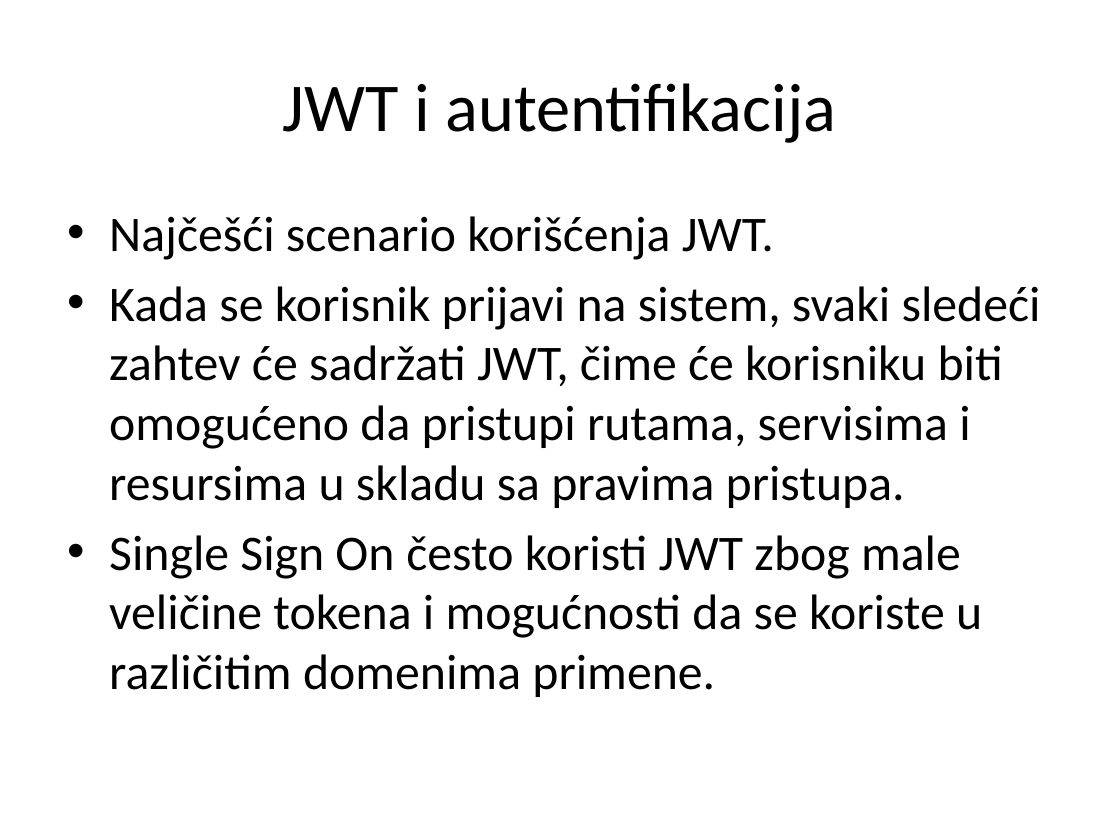
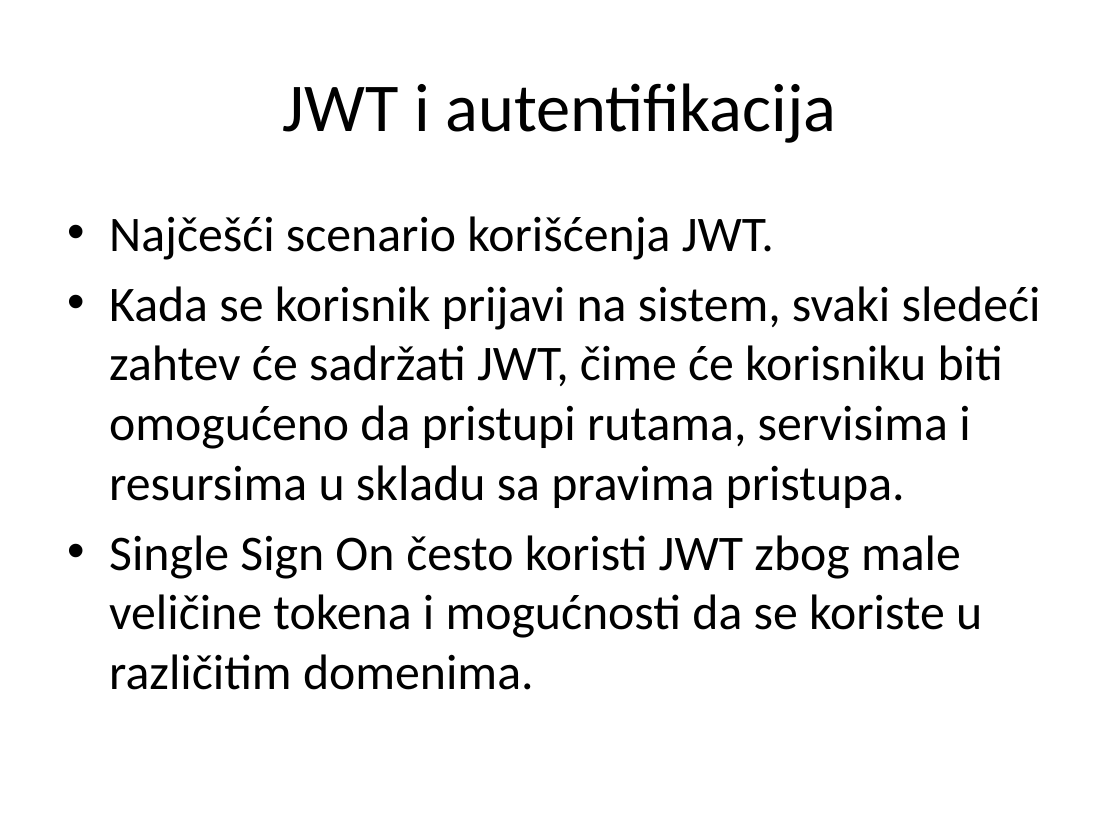
Before and after one commit to XWS2016/AngularJS, a slide deck: slide 4 of 06_PravaPristupa/06 PravaPristupa.pptx. Drawn at 1120x840 pixels with LibreOffice and Linux fonts; fonts in the diff are those of the drawing. Boxes give left, top, right and bottom in pixels: in the first picture for what was removed or moved away, otherwise in the second. Text is boxed around its words. In the diff, an @@ line names an element or a change of style, - is before the commit and + after.

```diff
--- a/06_PravaPristupa/06 PravaPristupa.pptx
+++ b/06_PravaPristupa/06 PravaPristupa.pptx
@@ text at [109,535,982,690]: text changed @@
-• Single Sign On često koristi JWT zbog male veličine tokena i mogućnosti da se koriste u različitim domenima primene.
+• Single Sign On često koristi JWT zbog male veličine tokena i mogućnosti da se koriste u različitim domenima.
```
Also in this commit, not shown: 5 other slides changed, 30 other files.
